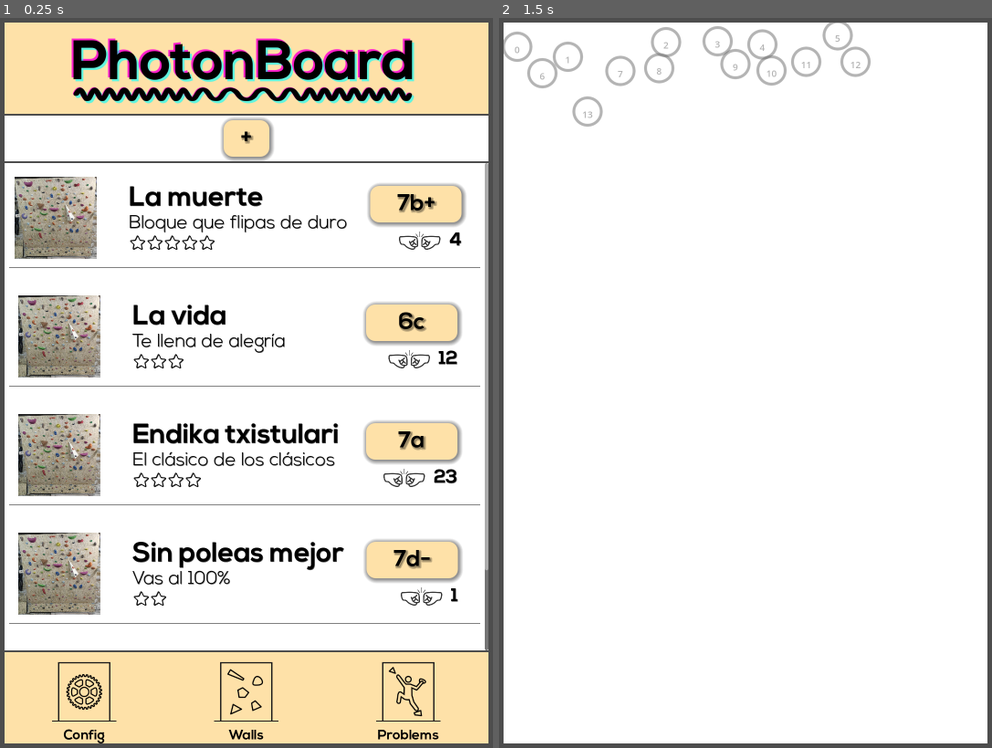
Above: before the commit, frames 1-2 (left to right).
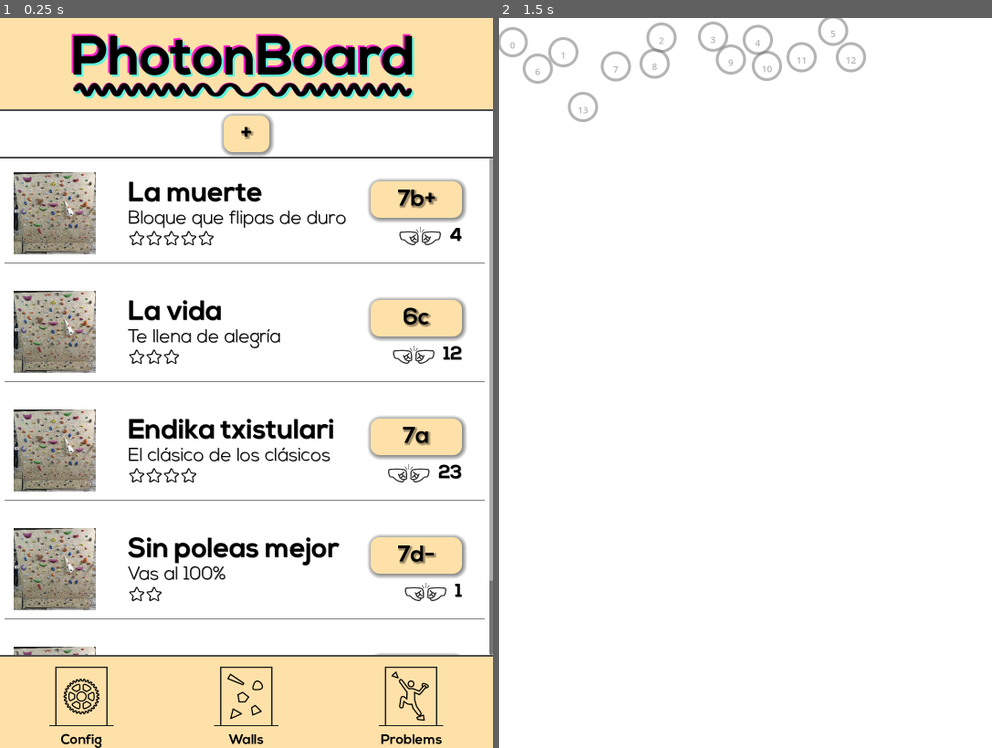
Above: after the commit, the same moments.

Repository: ladecadence/PhotonboardApp
Game: Godot game, scene res://main.tscn
The game is run twice, just before and just after one commit, with the same random seed, the same clock (stepped at 60 frames per second) and the same inputs.
Inputs (mouse positions are in pixels of both pictures, inside the frame that each line leads up to):
- Up to frame 1 (0.25 s): no input
- Up to frame 2 (1.5 s): click "Walls" at 0.5 s; tap Enter at 1.25 s; move the mouse to (853, 346) at 1.27 s; click (853, 346) at 1.42 s

The runs differ from the first frame. In frame 1, 25% of the frame differs, in the area x 0-100%, y 0-100%; in frame 2, 4.9%.
Error in both runs: Cannot call method 'get_size' on a null value. (res://scripts/wall_widget.gd:21)

Commit message:
Removed margin

Diff:
--- a/main.tscn
+++ b/main.tscn
@@ -11,7 +11,7 @@
 size_flags_horizontal = 3
 size_flags_vertical = 3
 theme = ExtResource("1_ig7tw")
-theme_override_constants/margin_left = 10
-theme_override_constants/margin_top = 10
-theme_override_constants/margin_right = 10
-theme_override_constants/margin_bottom = 10
+theme_override_constants/margin_left = 0
+theme_override_constants/margin_top = 0
+theme_override_constants/margin_right = 0
+theme_override_constants/margin_bottom = 0
